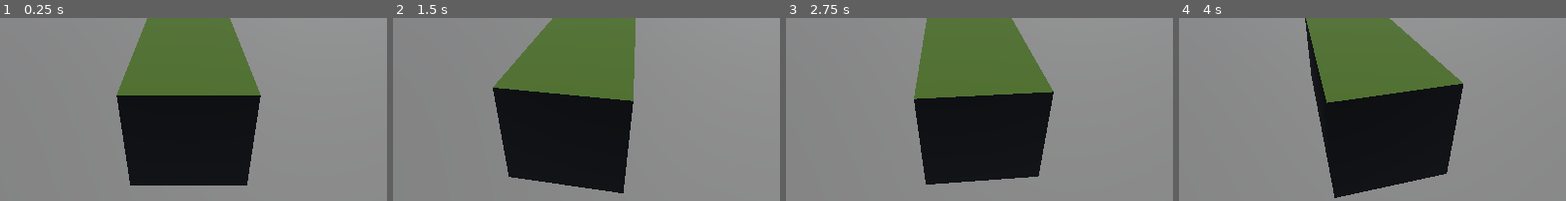
Above: before the commit, frames 1-4 (left to right).
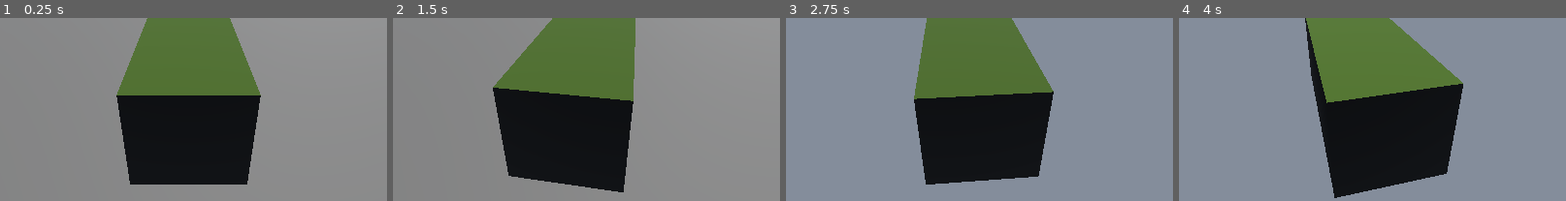
Above: after the commit, the same moments.

Repository: SzymonM06/TechQuest2026_ZSTStrzyzow
Game: Godot game, scene res://level.tscn
Two runs of this game, one before a commit and one after it. Both use one fixed random seed, a clock stepped at 60 frames per second and the inputs below.
Inputs (mouse positions are % of the whole screen's width and height, from its top left):
- Up to frame 1 (0.25 s): no input
- Up to frame 2 (1.5 s): tap Enter at 0.5 s; move the mouse to (55, 40) at 0.52 s; hold W (forward, bound only after the commit) from 0.53 s (still down); tap Space at 1.25 s; move the mouse to (45, 41) at 1.27 s
- Up to frame 3 (2.75 s): keep holding W (forward, bound only after the commit); move the mouse to (52, 39) at 2.02 s
- Up to frame 4 (4 s): keep holding W (forward, bound only after the commit); tap Enter at 2.75 s; move the mouse to (49, 43) at 2.77 s; tap Space at 3.5 s; move the mouse to (57, 42) at 3.52 s
The pictures show only the part of the screen within x 26-76%, y 24-74%; the shares and areas given below are measured in that part.

The runs differ from the first frame. In frame 1, 0.2% of the frame differs, in the area x 33-64%, y 91-92%; in frame 2, 0.1%; in frame 3, less than 0.1%; in frame 4, less than 0.1%.

Commit message:
czołg "działa"

Diff:
--- a/level.tscn
+++ b/level.tscn
@@ -13,7 +13,8 @@
 [node name="Level" type="Node3D" unique_id=1823335500]
 
 [node name="CSGBox3D" type="CSGBox3D" parent="." unique_id=898755860]
-size = Vector3(20, 0.055, 20)
+use_collision = true
+size = Vector3(50, 0.055, 50)
 
 [node name="Player" parent="." unique_id=534327215 instance=ExtResource("1_u52ul")]
 transform = Transform3D(1, 0, 0, 0, 1, 0, 0, 0, 1, -4.023759, 0.57355666, -0.76218605)
--- /dev/null
+++ b/player.gd
@@ -0,0 +1,27 @@
+extends VehicleBody3D
+
+const ENGINE_POWER = 71960.0
+@onready var left_wheels = [$VehicleWheel3D,$VehicleWheel3D2,
+$VehicleWheel3D3,$VehicleWheel3D4,$VehicleWheel3D5]
+@onready var right_wheels = [$VehicleWheel3D6,$VehicleWheel3D7,
+$VehicleWheel3D8,$VehicleWheel3D9,$VehicleWheel3D10]
+# Called when the node enters the scene tree for the first time.
+func _ready() -> void:
+	pass # Replace with function body.
+
+
+# Called every frame. 'delta' is the elapsed time since the previous frame.
+func _process(delta: float) -> void:
+	var steer = Input.get_axis("right","left")
+	var move_dir = Input.get_axis("backward","forward")
+	var engine_power = 20.0
+	if steer != 0:
+		for wheel in left_wheels:
+			wheel.engine_force = ENGINE_POWER * -steer * 2
+		for wheel in right_wheels:
+			wheel.engine_force = ENGINE_POWER * steer * 2
+	else:
+		for wheel in left_wheels:
+			wheel.engine_force = ENGINE_POWER * move_dir
+		for wheel in right_wheels:
+			wheel.engine_force = ENGINE_POWER * move_dir
--- a/player.tscn
+++ b/player.tscn
@@ -1,6 +1,10 @@
 [gd_scene format=3 uid="uid://doucyc7yewk46"]
 
 [ext_resource type="Script" uid="uid://ppw5ro6uq02j" path="res://spring_arm_3d.gd" id="1_4flbx"]
+[ext_resource type="Script" uid="uid://dy0sd7tidom32" path="res://player.gd" id="1_onrkg"]
+
+[sub_resource type="PhysicsMaterial" id="PhysicsMaterial_onrkg"]
+rough = true
 
 [sub_resource type="StandardMaterial3D" id="StandardMaterial3D_4flbx"]
 vertex_color_use_as_albedo = true
@@ -9,7 +13,13 @@
 [sub_resource type="BoxMesh" id="BoxMesh_sh265"]
 material = SubResource("StandardMaterial3D_4flbx")
 
-[node name="Player" type="Node3D" unique_id=534327215]
+[sub_resource type="BoxShape3D" id="BoxShape3D_4flbx"]
+size = Vector3(1, 0.9, 2.1)
+
+[node name="Player" type="VehicleBody3D" unique_id=18152314]
+mass = 28000.0
+physics_material_override = SubResource("PhysicsMaterial_onrkg")
+script = ExtResource("1_onrkg")
 
 [node name="MeshInstance3D" type="MeshInstance3D" parent="." unique_id=529192826]
 transform = Transform3D(1, 0, 0, 0, 0.92, 0, 0, 0, 2.195, 0, 0, 0)
@@ -26,3 +36,48 @@
 
 [node name="Camera3D" type="Camera3D" parent="SpringArm3D" unique_id=1494288965]
 transform = Transform3D(-1, 0, 8.742278e-08, 4.371139e-08, 0.8660254, 0.5, -7.5710346e-08, 0.5, -0.8660254, 0, 0, 0)
+current = true
+
+[node name="CollisionShape3D" type="CollisionShape3D" parent="." unique_id=817413286]
+transform = Transform3D(1, 0, 0, 0, 1, 0, 0, 0, 1, 0, 0, -0.0014648438)
+shape = SubResource("BoxShape3D_4flbx")
+
+[node name="VehicleWheel3D" type="VehicleWheel3D" parent="." unique_id=937428144]
+transform = Transform3D(1, 0, 0, 0, 1, 0, 0, 0, 1, 0.55, -0.357, 0.86)
+wheel_radius = 0.195
+
+[node name="VehicleWheel3D2" type="VehicleWheel3D" parent="." unique_id=1452761539]
+transform = Transform3D(1, 0, 0, 0, 1, 0, 0, 0, 1, 0.55, -0.357, 0.43)
+wheel_radius = 0.195
+
+[node name="VehicleWheel3D3" type="VehicleWheel3D" parent="." unique_id=571460699]
+transform = Transform3D(1, 0, 0, 0, 1, 0, 0, 0, 1, 0.55, -0.357, 0)
+wheel_radius = 0.195
+
+[node name="VehicleWheel3D4" type="VehicleWheel3D" parent="." unique_id=1838912157]
+transform = Transform3D(1, 0, 0, 0, 1, 0, 0, 0, 1, 0.55, -0.357, -0.43)
+wheel_radius = 0.195
+
+[node name="VehicleWheel3D5" type="VehicleWheel3D" parent="." unique_id=1815864003]
+transform = Transform3D(1, 0, 0, 0, 1, 0, 0, 0, 1, 0.55, -0.357, -0.86)
+wheel_radius = 0.195
+
+[node name="VehicleWheel3D6" type="VehicleWheel3D" parent="." unique_id=2132079545]
+transform = Transform3D(1, 0, 0, 0, 1, 0, 0, 0, 1, -0.551, -0.357, 0.86)
+wheel_radius = 0.195
+
+[node name="VehicleWheel3D7" type="VehicleWheel3D" parent="." unique_id=1506995713]
+transform = Transform3D(1, 0, 0, 0, 1, 0, 0, 0, 1, -0.551, -0.357, 0.43)
+wheel_radius = 0.195
+
+[node name="VehicleWheel3D8" type="VehicleWheel3D" parent="." unique_id=2027719425]
+transform = Transform3D(1, 0, 0, 0, 1, 0, 0, 0, 1, -0.5507979, -0.357, 0)
+wheel_radius = 0.195
+
+[node name="VehicleWheel3D9" type="VehicleWheel3D" parent="." unique_id=188537106]
+transform = Transform3D(1, 0, 0, 0, 1, 0, 0, 0, 1, -0.551, -0.357, -0.43)
+wheel_radius = 0.195
+
+[node name="VehicleWheel3D10" type="VehicleWheel3D" parent="." unique_id=1114193598]
+transform = Transform3D(1, 0, 0, 0, 1, 0, 0, 0, 1, -0.551, -0.357, -0.86)
+wheel_radius = 0.195
--- a/project.godot
+++ b/project.godot
@@ -15,6 +15,29 @@
 config/features=PackedStringArray("4.6", "Mobile")
 config/icon="res://icon.svg"
 
+[input]
+
+forward={
+"deadzone": 0.2,
+"events": [Object(InputEventKey,"resource_local_to_scene":false,"resource_name":"","device":-1,"window_id":0,"alt_pressed":false,"shift_pressed":false,"ctrl_pressed":false,"meta_pressed":false,"pressed":false,"keycode":0,"physical_keycode":87,"key_label":0,"unicode":119,"location":0,"echo":false,"script":null)
+]
+}
+backward={
+"deadzone": 0.2,
+"events": [Object(InputEventKey,"resource_local_to_scene":false,"resource_name":"","device":-1,"window_id":0,"alt_pressed":false,"shift_pressed":false,"ctrl_pressed":false,"meta_pressed":false,"pressed":false,"keycode":0,"physical_keycode":83,"key_label":0,"unicode":115,"location":0,"echo":false,"script":null)
+]
+}
+left={
+"deadzone": 0.2,
+"events": [Object(InputEventKey,"resource_local_to_scene":false,"resource_name":"","device":-1,"window_id":0,"alt_pressed":false,"shift_pressed":false,"ctrl_pressed":false,"meta_pressed":false,"pressed":false,"keycode":0,"physical_keycode":65,"key_label":0,"unicode":97,"location":0,"echo":false,"script":null)
+]
+}
+right={
+"deadzone": 0.2,
+"events": [Object(InputEventKey,"resource_local_to_scene":false,"resource_name":"","device":-1,"window_id":0,"alt_pressed":false,"shift_pressed":false,"ctrl_pressed":false,"meta_pressed":false,"pressed":false,"keycode":0,"physical_keycode":68,"key_label":0,"unicode":100,"location":0,"echo":false,"script":null)
+]
+}
+
 [physics]
 
 3d/physics_engine="Jolt Physics"
Not shown, added: player.gd.uid
